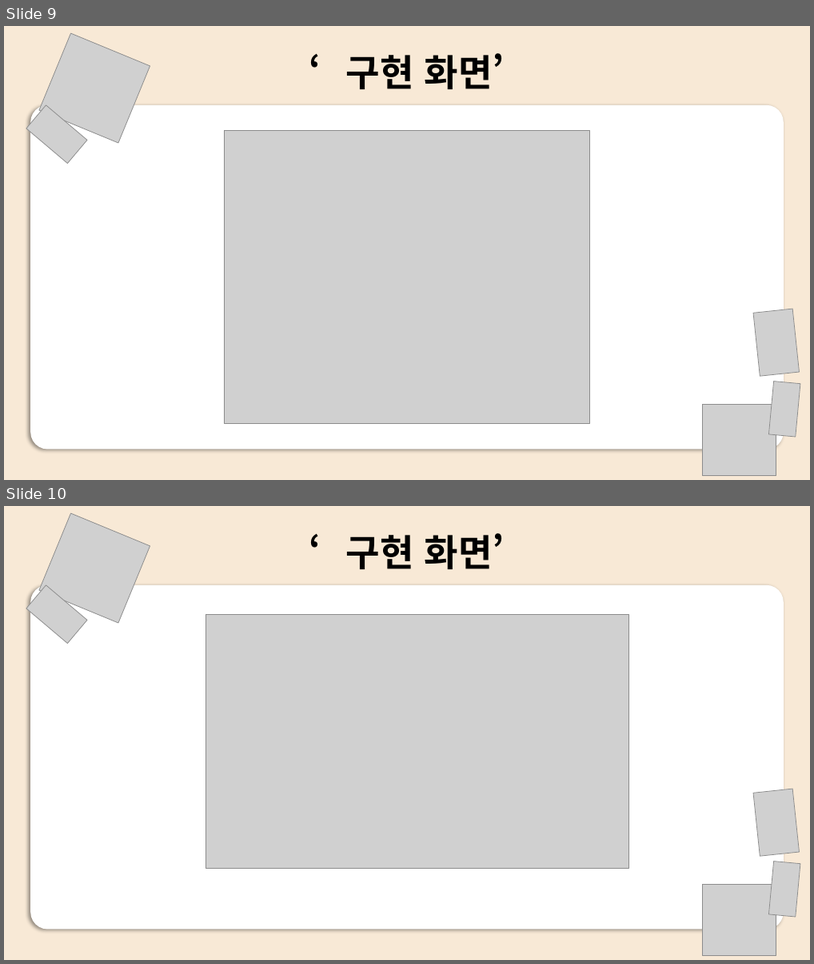
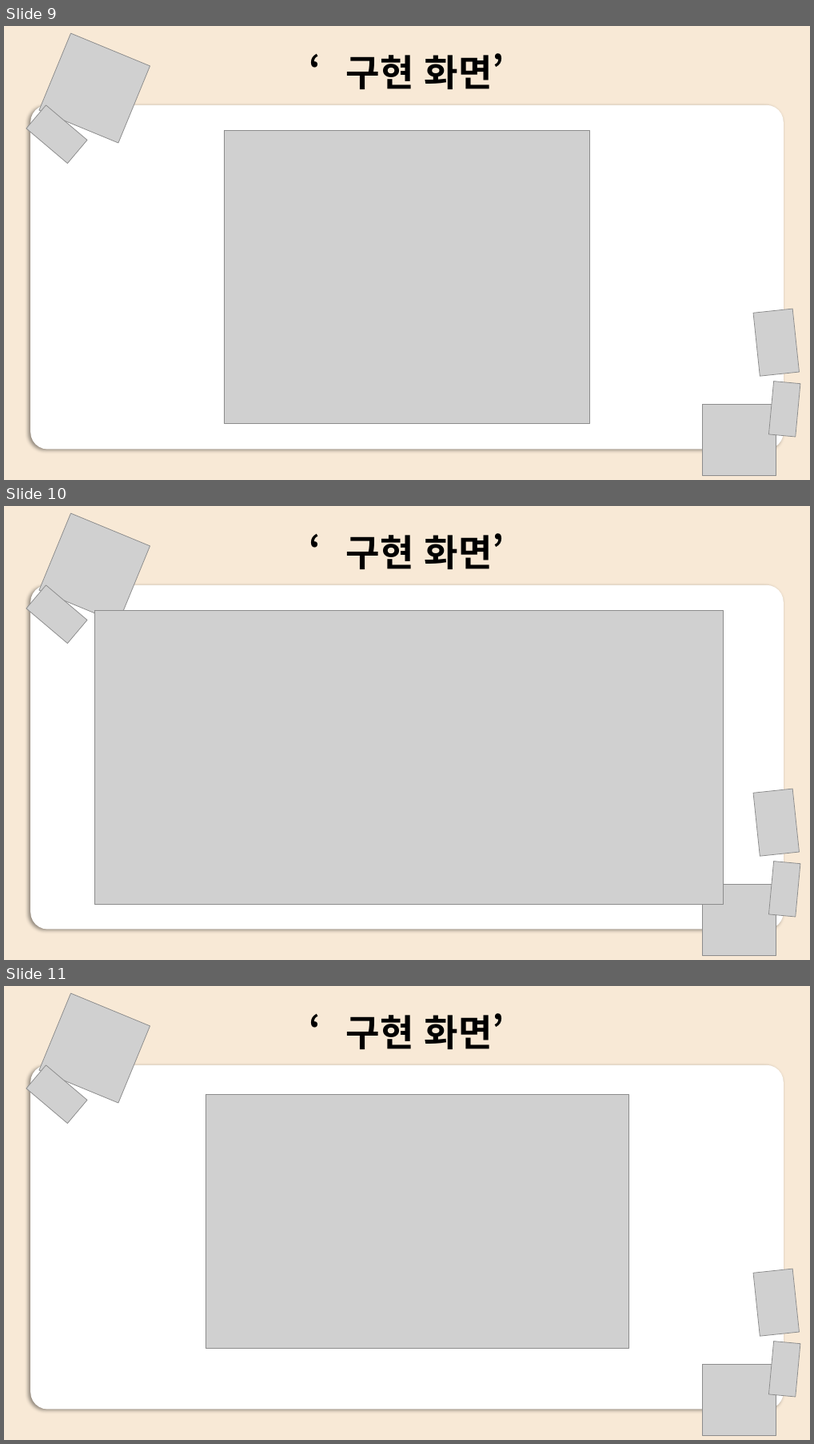
Before and after one commit to humi53/2023_10_JavaScriptBasic, a slide deck: document/쇼핑몰.pptx. Shown one above the other, each under a label of ours: slides 9 and 10 before the commit, slides 9, 10 and 11 after it. The pictures are 814x964 and 814x1444 pixels, drawn with LibreOffice and Linux fonts; fonts in the diff are those of the drawing; grey boxes stand for pictures. Boxes give left, top, right and bottom in pixels: in the first picture for what was removed or moved away, otherwise in the second. Text is boxed around its words. In the diff, an @@ line names an element or a change of style, - is before the commit and + after.

```diff
--- a/document/쇼핑몰.pptx
+++ b/document/쇼핑몰.pptx
@@ slide 10 added at [4,506,810,960], background #FFFFFF @@
@@ rectangle added at [4,506,810,960], fill #F8E9D6 @@
@@ picture added at [39,513,150,623] @@
@@ text added at [346,533,505,569], 44 pt, text #000000, bold @@
+‘구현 화면’
@@ picture added at [26,585,87,643] @@
@@ rounded rectangle added at [30,585,784,929], fill #FFFFFF @@
@@ picture added at [94,610,724,904] @@
@@ picture added at [754,788,800,856] @@
@@ picture added at [770,861,801,916] @@
@@ picture added at [702,884,777,956] @@
@@ what was slide 10 is now slide 11 @@
```
Also in this commit, not shown: 1 slide changed.
